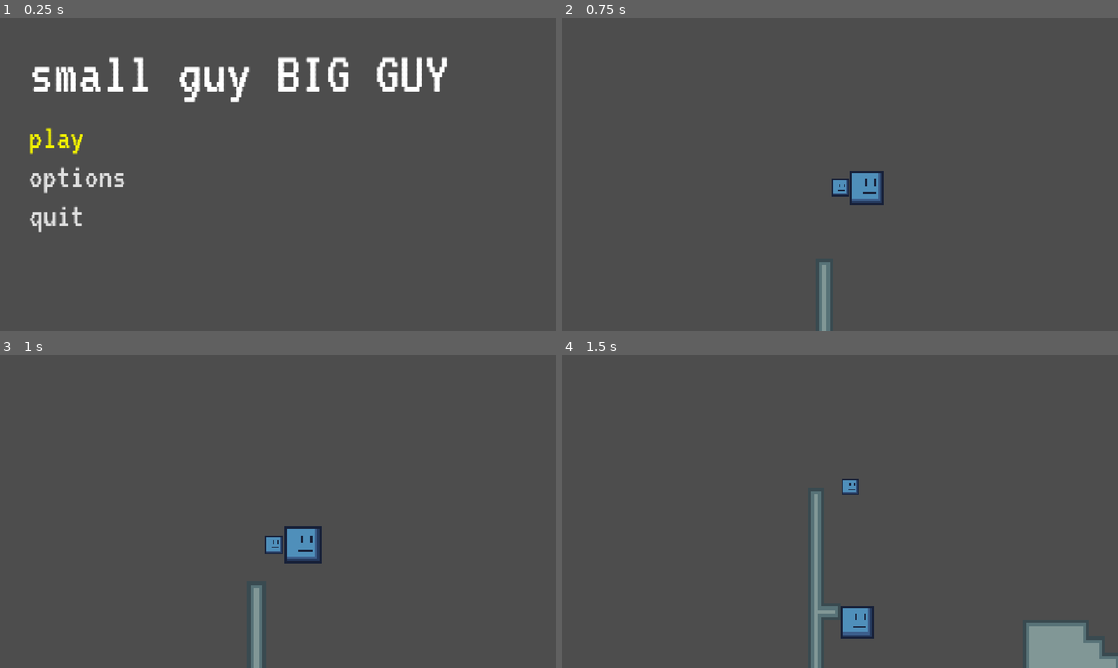
Above: before the commit, frames 1-4 (two rows, left to right).
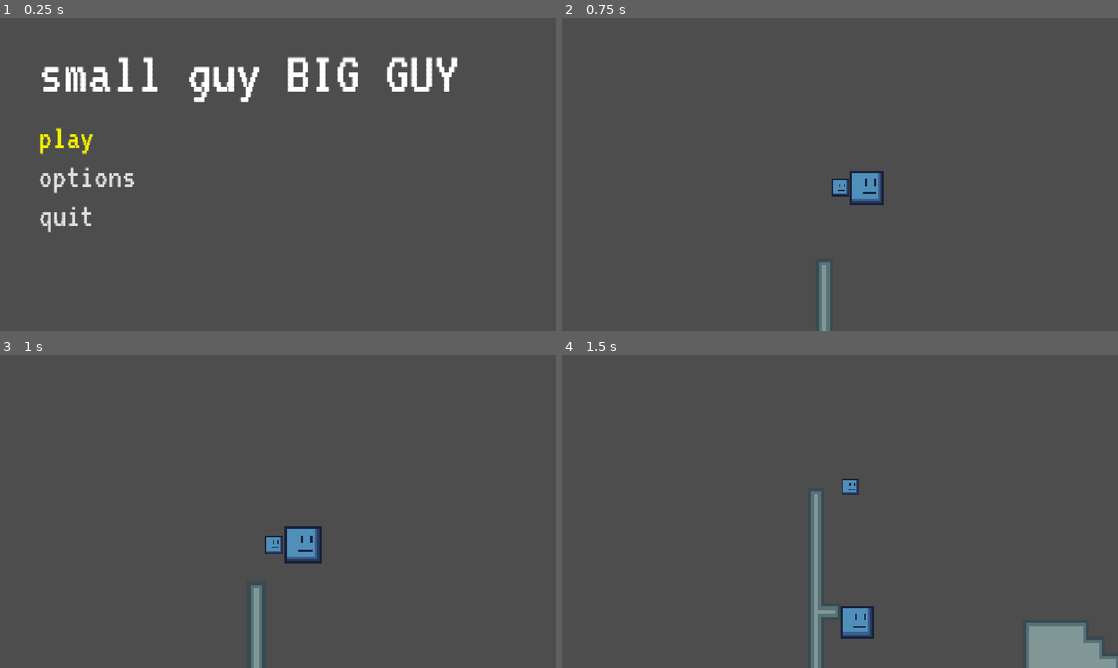
Above: after the commit, the same moments.

Repository: itstntcraft123/small-guy-big-guy
Game: Godot game, scene res://scenes/main_menu.tscn
Two runs of this game, one before a commit and one after it. Both use one fixed random seed, a clock stepped at 60 frames per second and the inputs below.
Inputs (mouse positions are in pixels of both pictures, inside the frame that each line leads up to):
- Up to frame 1 (0.25 s): no input
- Up to frame 2 (0.75 s): click "play" at 0.5 s
- Up to frame 3 (1 s): no input
- Up to frame 4 (1.5 s): tap Enter at 1.25 s; move the mouse to (962, 495) at 1.27 s; hold D (small_right) from 1.28 s (still down); tap Alt at 1.35 s; click (962, 495) at 1.42 s

The runs differ from the first frame. In frame 1, 5.7% of the frame differs, in the area x 5-83%, y 12-69%; in frame 2, nothing differs; in frame 3, nothing differs; in frame 4, nothing differs.

Commit message:
resolve warnings, increase margin in UI, and default to fullscreen

Diff:
--- a/project.godot
+++ b/project.godot
@@ -17,6 +17,7 @@
 
 [display]
 
+window/size/mode=3
 window/stretch/mode="canvas_items"
 window/stretch/aspect="expand"
 
--- a/scenes/game.tscn
+++ b/scenes/game.tscn
@@ -30,6 +30,7 @@
 tile_set = ExtResource("5_iywne")
 
 [node name="Camera2D" type="Camera2D" parent="." unique_id=882835880]
+process_callback = 0
 position_smoothing_enabled = true
 position_smoothing_speed = 3.0
 script = ExtResource("5_p57ef")
--- a/scripts/spike.gd
+++ b/scripts/spike.gd
@@ -2,7 +2,6 @@
 
 var triggered := false
 
-# Called when the node enters the scene tree for the first time.
 func _ready() -> void:
 	body_entered.connect(_on_body_entered)
 
@@ -15,6 +14,6 @@
 	await get_tree().create_timer(0.3).timeout
 	get_tree().paused = false
 	get_tree().call_deferred("reload_current_scene")
-# Called every frame. 'delta' is the elapsed time since the previous frame.
-func _process(delta: float) -> void:
+
+func _process(_delta: float) -> void:
 	pass
--- a/theme.tres
+++ b/theme.tres
@@ -16,8 +16,8 @@
 Button/styles/normal = SubResource("StyleBoxEmpty_sbv7u")
 Button/styles/pressed = SubResource("StyleBoxEmpty_sbv7u")
 MarginContainer/constants/margin_bottom = 50
-MarginContainer/constants/margin_left = 60
-MarginContainer/constants/margin_right = 60
+MarginContainer/constants/margin_left = 80
+MarginContainer/constants/margin_right = 80
 MarginContainer/constants/margin_top = 50
 ToggleButton/base_type = &"Button"
 ToggleButton/colors/font_color = Color(0, 0.7332381, 0.73550045, 1)
